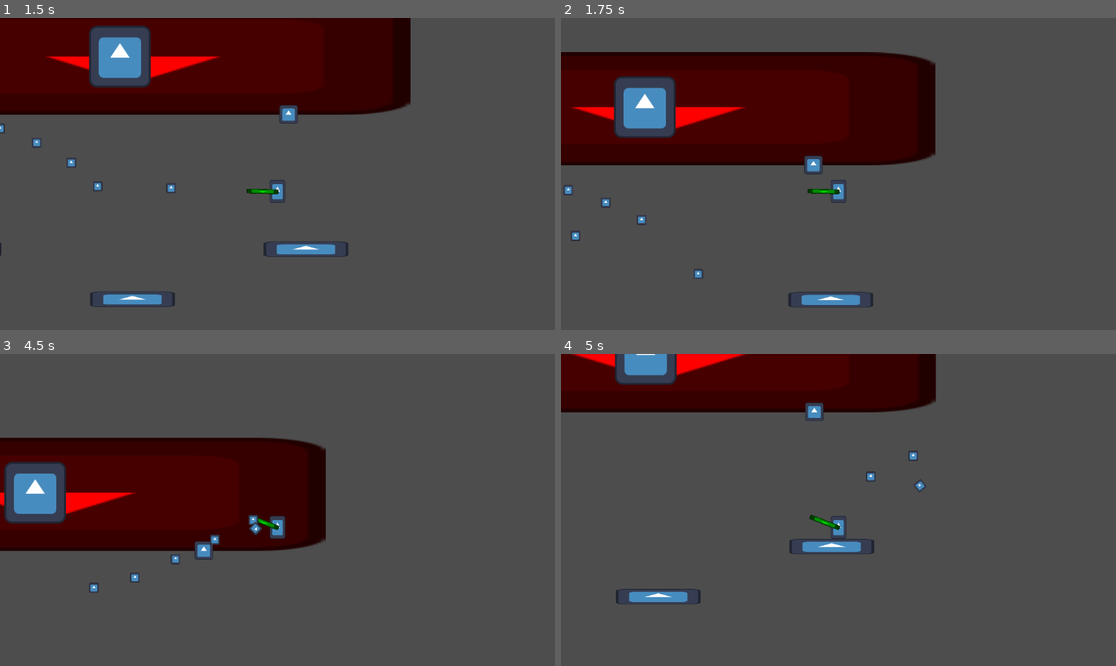
Above: before the commit, frames 1-4 (two rows, left to right).
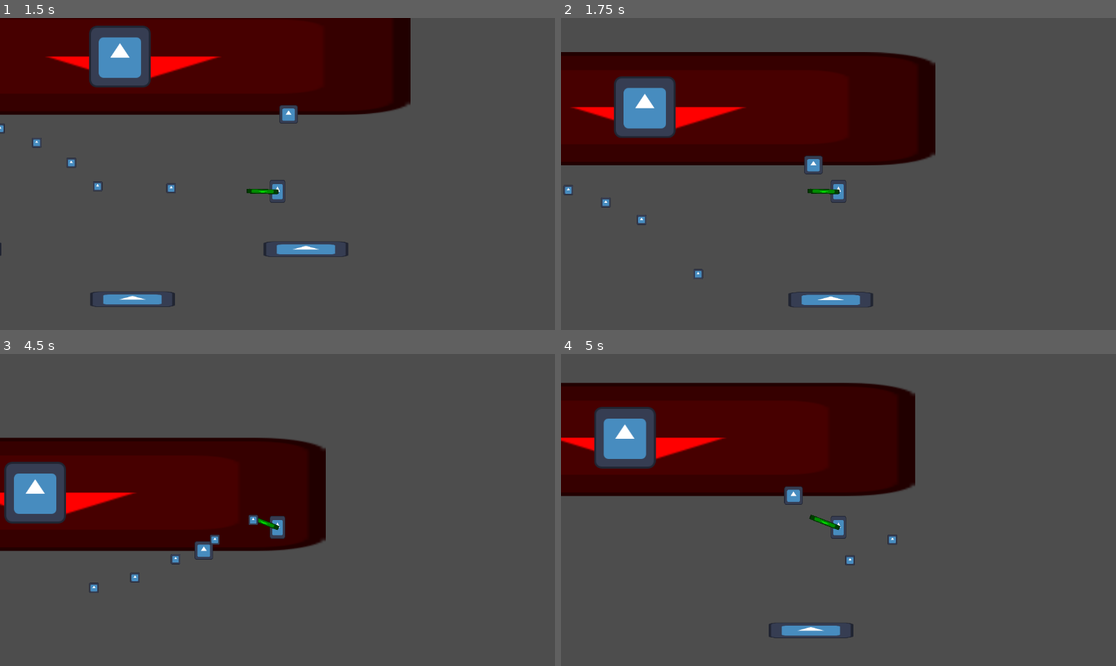
Above: after the commit, the same moments.

Repository: Cyberiada2025-2026/battle-of-pobliz
Game: Godot game, scene res://scenes/debug/battle_arena_graybox.tscn
Same seed, same stepped clock (60 frames per second), same inputs: the game is played once before the commit and once after it. The project has no main scene, so this scene is started directly. The engine's default icon, where the game draws it, is replaced by a stand-in: a white triangle on a blue panel in a dark square.
Inputs (mouse positions are in pixels of both pictures, inside the frame that each line leads up to):
- Up to frame 1 (1.5 s): move the mouse to (399, 158) at 0.52 s; hold D (move_right) from 0.53 s (still down); right-click (399, 158) at 0.6 s; tap W (jump) at 0.77 s; move the mouse to (166, 189) at 1.27 s; click (166, 189) at 1.35 s
- Up to frame 2 (1.75 s): keep holding D (move_right); tap W (jump) at 1.52 s
- Up to frame 3 (4.5 s): move the mouse to (333, 441) at 2.02 s; release D (move_right) at 2.03 s; hold A (move_left) 2.03-2.78 s; right-click (333, 441) at 2.1 s; move the mouse to (249, 572) at 2.77 s; hold D (move_right) 2.78-4.28 s; click (249, 572) at 2.85 s; tap W (jump) at 3.02, 3.77 s; move the mouse to (444, 556) at 3.52 s; right-click (444, 556) at 3.6 s; move the mouse to (111, 463) at 4.27 s; hold A (move_left) from 4.28 s (still down); click (111, 463) at 4.35 s
- Up to frame 4 (5 s): keep holding A (move_left); tap W (jump) at 4.52 s

Frame 1 is identical in both runs. In frame 2, less than 0.1% of the frame differs, in the area x 1-4%, y 68-72%; in frame 3, less than 0.1%; in frame 4, 25%, in the area x 0-68%, y 0-92%.

Commit message:
wesrfaw3recxAWEG

Diff:
--- a/shared/projectiles/player/player_bullet.tscn
+++ b/shared/projectiles/player/player_bullet.tscn
@@ -28,4 +28,4 @@
 script = ExtResource("3_dts0a")
 metadata/_custom_type_script = "uid://lvdktrosqc6q"
 
-[connection signal="body_entered" from="." to="." method="collision"]
+[connection signal="body_entered" from="." to="." method="_on_body_entered"]
